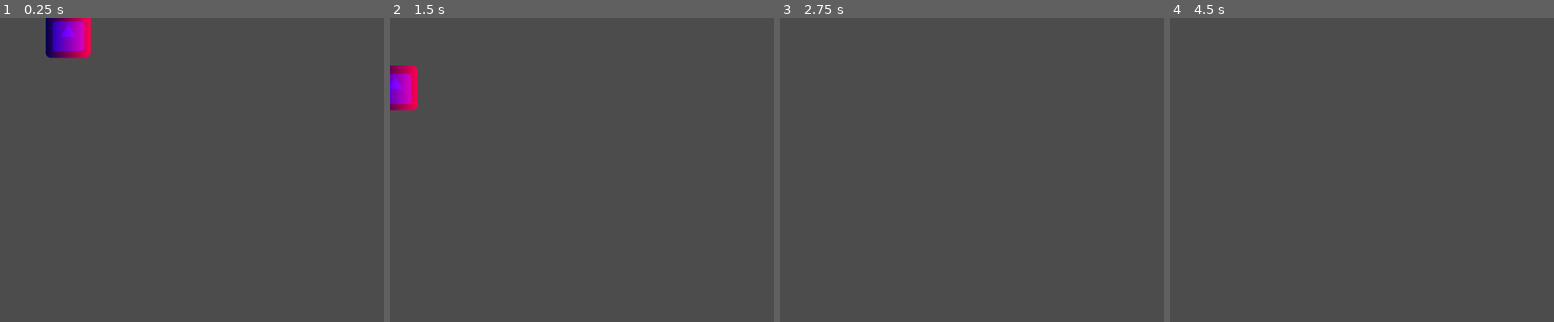
Above: before the commit, frames 1-4 (left to right).
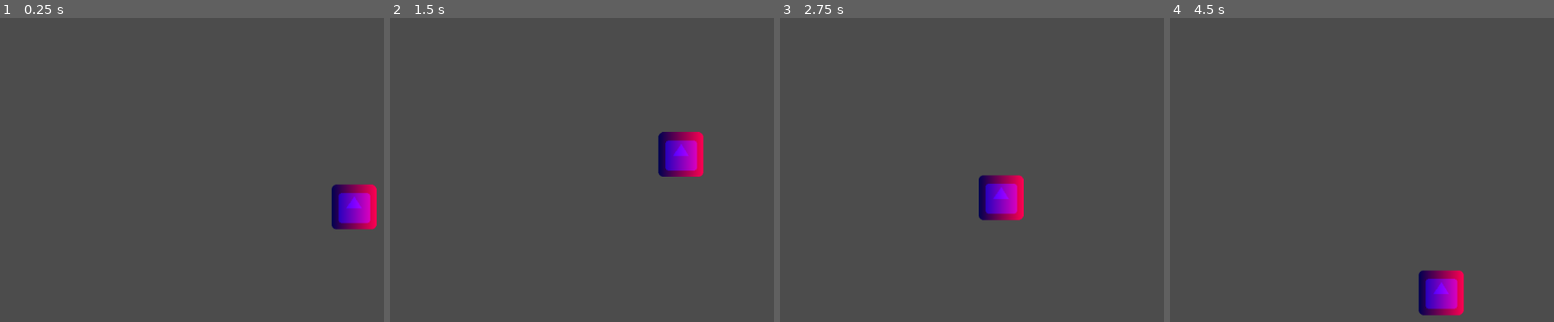
Above: after the commit, the same moments.

Repository: J-Gann/Computer-Games
Game: Godot game, scene res://Sprite.tscn
Two runs of this game, one before a commit and one after it. Both use one fixed random seed, a clock stepped at 60 frames per second and the inputs below. The engine's default icon, where the game draws it, is replaced by a stand-in: a white triangle on a blue panel in a dark square.
Inputs:
- Up to frame 1 (0.25 s): no input
- Up to frame 2 (1.5 s): no input
- Up to frame 3 (2.75 s): no input
- Up to frame 4 (4.5 s): no input

The runs differ from the first frame. In frame 1, 3.3% of the frame differs, in the area x 11-99%, y 0-70%; in frame 2, 2.8%; in frame 3, 1.7%; in frame 4, 1.8%.

Commit message:
ex05 korrigiert

Diff:
--- a/ex05/Sprite.tscn
+++ b/ex05/Sprite.tscn
@@ -12,7 +12,7 @@
 	COLOR.g = green;
 }
 void vertex() {
-	VERTEX += vec2(cos(TIME)*100.0, sin(TIME)*100.0);
+	VERTEX += vec2(cos(TIME)*100.0, sin(TIME)*-100.0);
 }"
 
 [sub_resource type="ShaderMaterial" id=2]
@@ -21,5 +21,6 @@
 
 [node name="Sprite" type="Sprite"]
 material = SubResource( 2 )
+position = Vector2( 407, 295 )
 texture = ExtResource( 1 )
 script = ExtResource( 2 )
